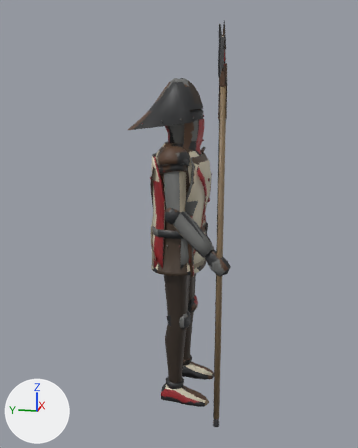
What one commit did to the FBX model Assets/Models/ArtBible/Enemies/Late/SalletHalberdier/SalletHalberdier.fbx.
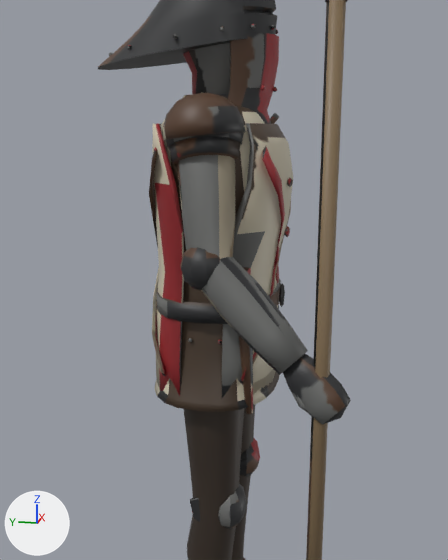
Each version is shown whole from a camera (50 mm lens) standing at (-2.67, -0.53, 1.7) and looking at (-0.08, -0.01, 1.05), then close up from a camera (50 mm lens) standing at (-1.46, -0.3, 1.42) and looking at (-0.07, -0.02, 1.07). Arrows for +X, +Y and +Z are at lower left; the lights stay in place. The last two pictures show the newer version.

Before the edit, the objects in view are built like this:
```python
me_sallethalberdier = bpy.data.meshes.new('SalletHalberdier')
me_sallethalberdier.from_pydata(...)  # 3416 vertices, 3729 faces; spans x -0.5..0.33, y -0.32..0.3, z 0.0..2.05
me_sallethalberdier.materials.append(mat_sallethalberdier)
ob_sallethalberdier = bpy.data.objects.new('SalletHalberdier', me_sallethalberdier)
ob_sallethalberdier.location = (0.0, 0.0, 0.0)
```
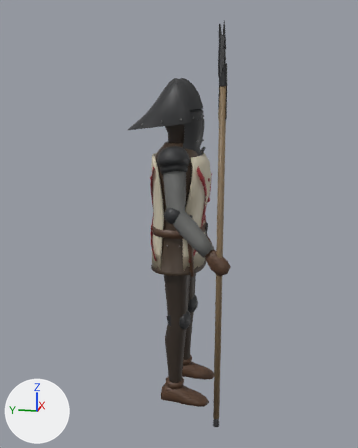
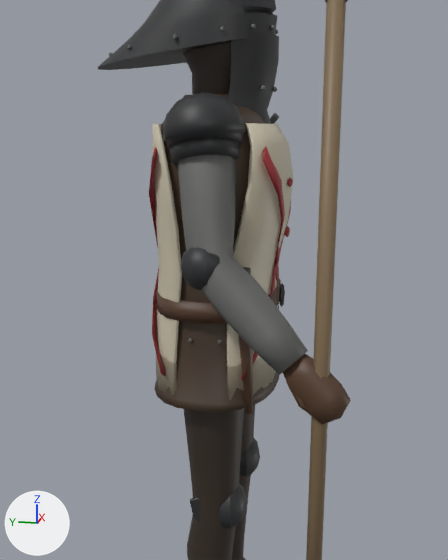
The change in detail:
me_sallethalberdier has 3416 vertices, 3729 faces and spans x -0.5..0.33, y -0.32..0.3, z 0.0..2.05.
me_sallethalberdier is used by ob_sallethalberdier; location (0.0, 0.0, 0.0).
Part 1, on me_sallethalberdier:
2 vertices are removed from x -0.2..0.2, y -0.09, z 1.3.
12 faces are deleted.
6 vertices in x -0.2..0.2, y -0.07..-0.04, z 1.0..1.2 move by (0.0, -0.01, 0.0).
6 vertices in x -0.19..0.19, y 0.05, z 1.0..1.2 move by (0.0, 0.01, 0.0).
4 vertices in x -0.2..-0.19, y -0.06..-0.04, z 0.82..1.2 move by (0.01, -0.02, 0.0).
4 vertices in x 0.19..0.2, y -0.06..-0.04, z 0.82..1.2 move by (-0.01, -0.02, 0.0).
4 vertices in x -0.2..-0.19, y 0.04..0.06, z 0.82..1.2 move by (0.01, 0.01, 0.0).
4 vertices in x 0.19..0.2, y 0.04..0.06, z 0.82..1.2 move by (-0.01, 0.01, 0.0).
14 vertices move within x -0.2..0.2, y -0.1..0.07, z 0.82..1.3.
2 vertices are added at (-0.2, -0.11, 1.3), (0.2, -0.11, 1.3).
12 new faces join them.
me_sallethalberdier part 2: 3325 kept faces spanning x -0.5..0.33, y -0.32..0.3, z 0.0..2.05 get new texture (UV) coordinates.

Pixel boxes (x1, y1, x2, y2) of what changed, in the close-ups (448 x 560 px; the box of a moved part takes in the faces that stretch with it):
part 1 of me_sallethalberdier, moved or reshaped: before (153, 145, 276, 398); after (153, 145, 276, 400)
part 2 of me_sallethalberdier, surface changed: (98, 0, 351, 560) in both
